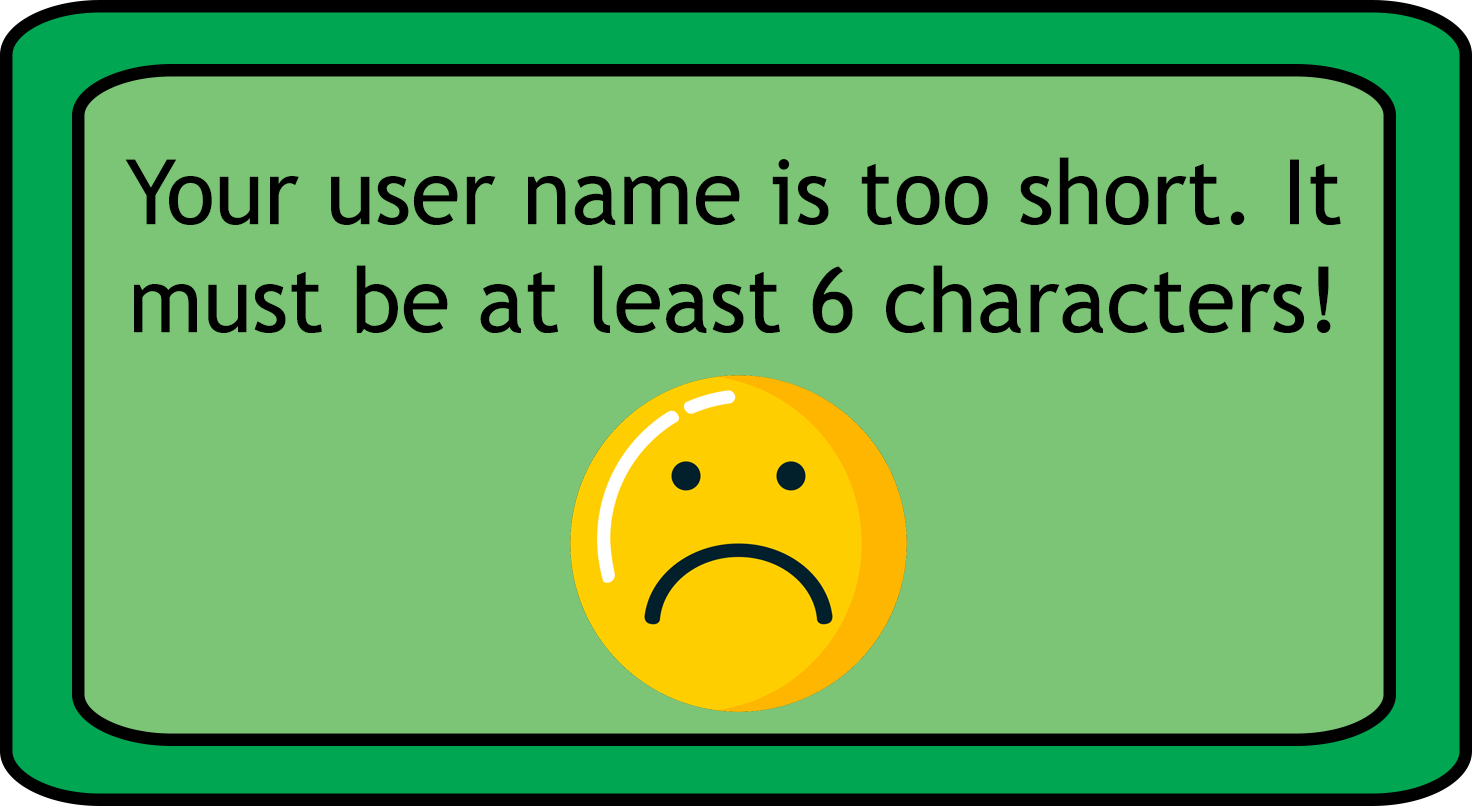
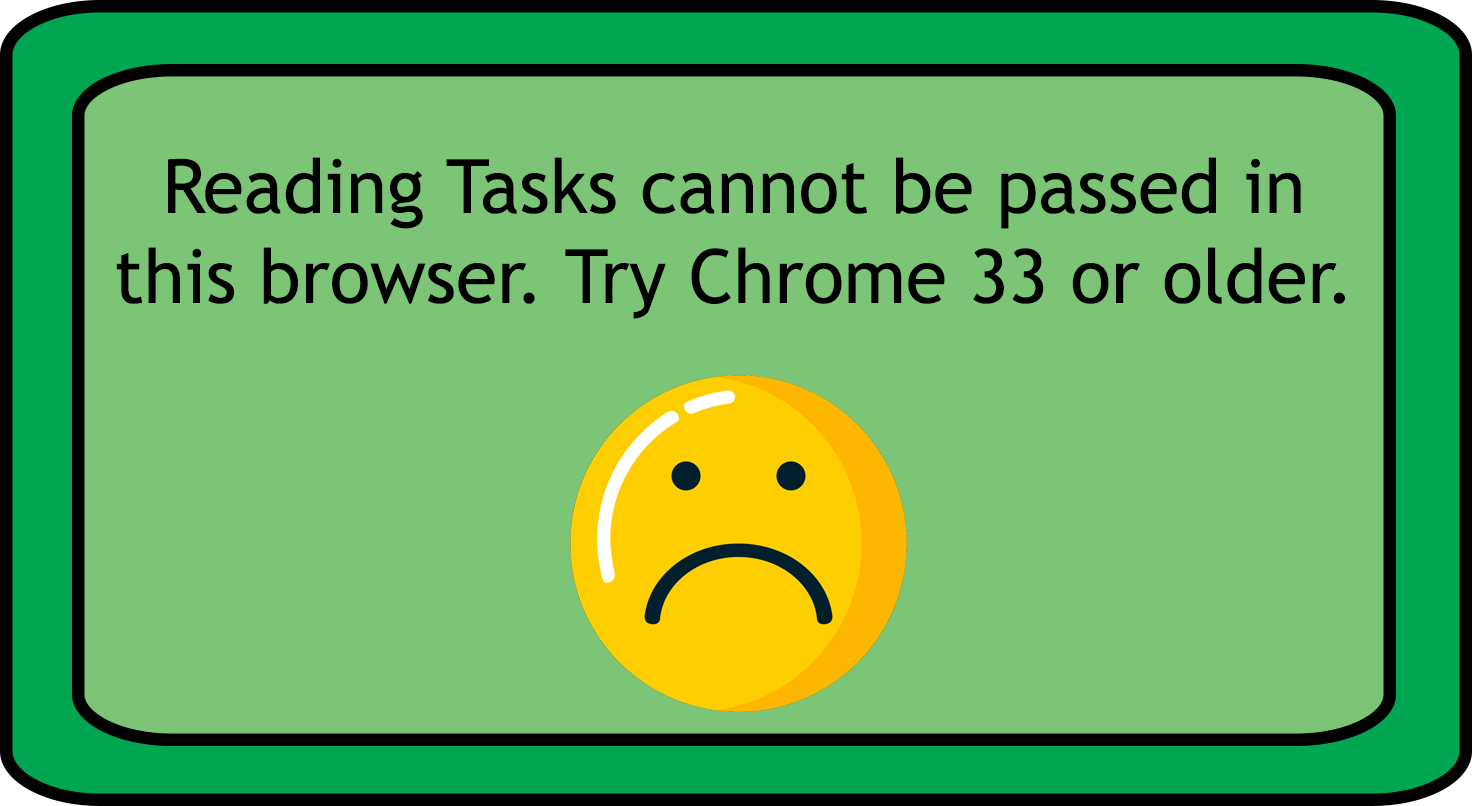
Layers edited between the first and the second (1472, 806) image:
added layer "Reading Tasks cannot be passed in this browser. Try Chrome 33 o" above "Your user name is too short. It must be at least 6 characters!" over [116, 157, 1345, 319]
hid "Your user name is too short. It must be at least 6 characters!" over [125, 157, 1341, 334]
